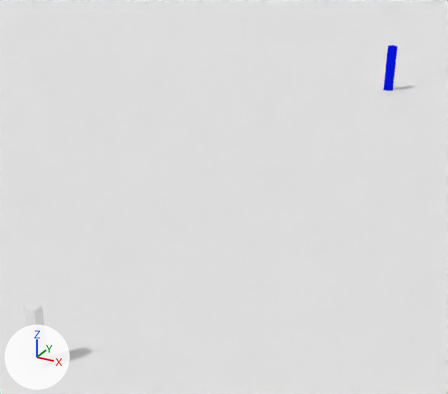
The Blender file warren_proto.blend: old version first, new version second.
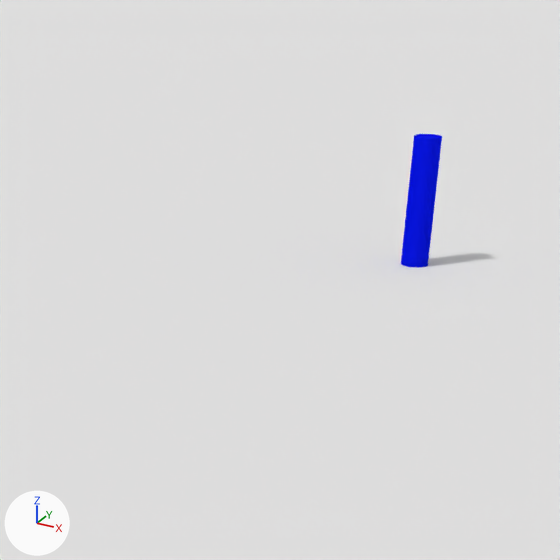
There are two pictures of each version: one whole from a 50 mm camera at (33.9, -24.7, 34.0) aimed at (-7.7, 50.9, -3.8), one close up on the part from 55% to 98% of the width and 0% to 48% of the height. Lighting does not change. The marker at lower left points along +X, +Y and +Z.
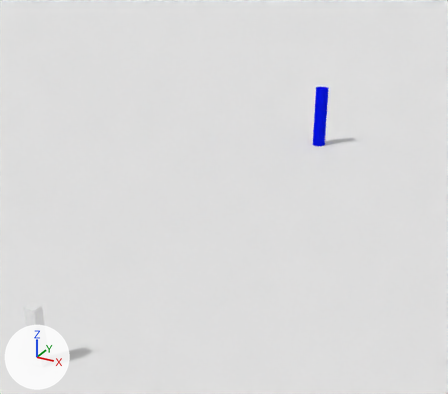
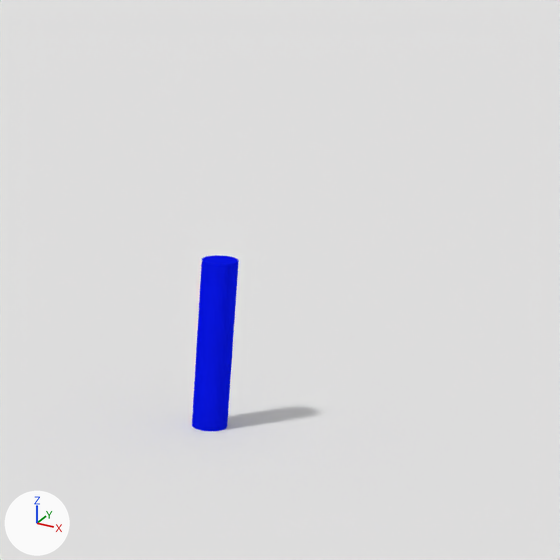
Scene script edits in JSON lines:
```json
{"op": "set", "path": "ob_cylinder.location", "old": "(0.0, 113.18, 4.74)", "new": "(0.0, 70.0, 4.74)"}
```

Boxes (x1, y1, x2, y2) around the edits, measured in the close-ups (560 x 560 px):
```json
{"object": "Cylinder", "change": "moved", "before": [401, 134, 442, 268], "after": [192, 255, 239, 431]}
```
